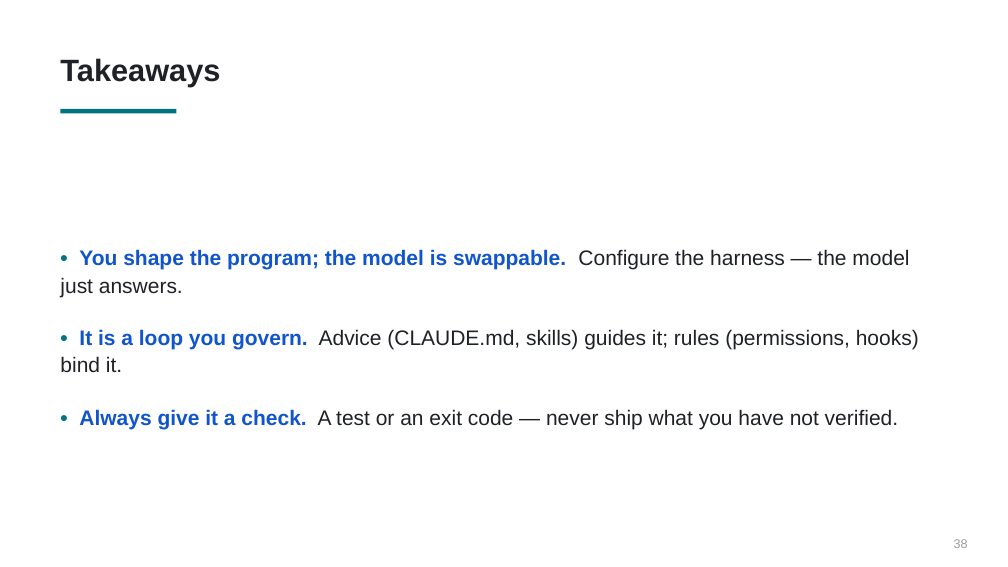
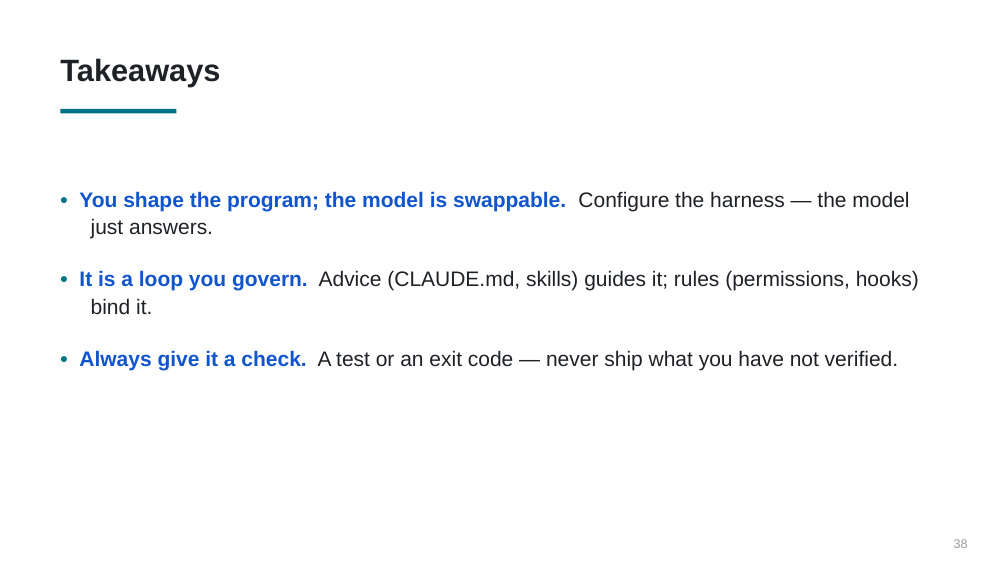
Before and after one commit to PursuitOfDataScience/uchicago-workshops, a slide deck: slide 38 of claude-code-tutorial/claude-code-tutorial.pptx. Drawn at 1008x567 pixels with LibreOffice and Linux fonts; fonts in the diff are those of the drawing. Boxes give left, top, right and bottom in pixels: in the first picture for what was removed or moved away, otherwise in the second. Text is boxed around its words. In the diff, an @@ line names an element or a change of style, - is before the commit and + after.

```diff
--- a/claude-code-tutorial/claude-code-tutorial.pptx
+++ b/claude-code-tutorial/claude-code-tutorial.pptx
@@ text "• You shape the program; ...": place and size @@
-text "• You shape the program; ..." at box(60, 249, 919, 429)
+text "• You shape the program; ..." at box(79, 191, 919, 371)
@@ text "• You shape the program; ..." at box(79, 191, 919, 371): indent changed; vertical alignment middle to top @@
```
Also in this commit, not shown: 17 other slides changed, 21 other files.
